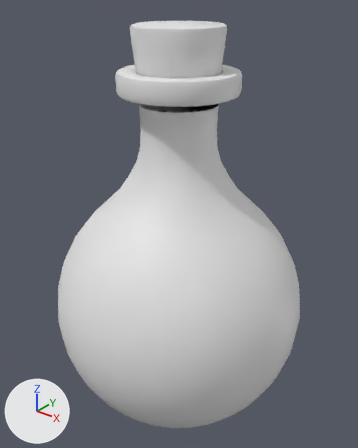
The FBX model Assets/Assets/Bottle/Bottle.fbx, before and after one commit.
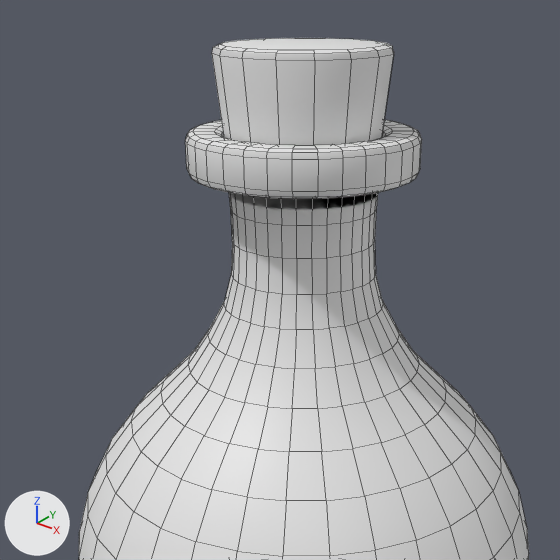
Each version appears first whole from a 50 mm camera at (0.1633, -0.2039, 0.1364) aimed at (-0.0022, 0.003, 0.0081), and next in a close-up on the part from 4% to 88% of the width and 0% to 67% of the height. The lights are fixed; the arrows at lower left show +X, +Y and +Z. The first two pictures are the older version. The close-ups show mesh edges as thin lines. Where no turn or scale is listed for an object, it has been applied to the vertices.

Objects in the first close-up: 'Bottle'.
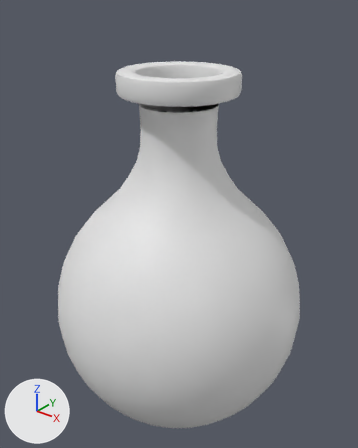
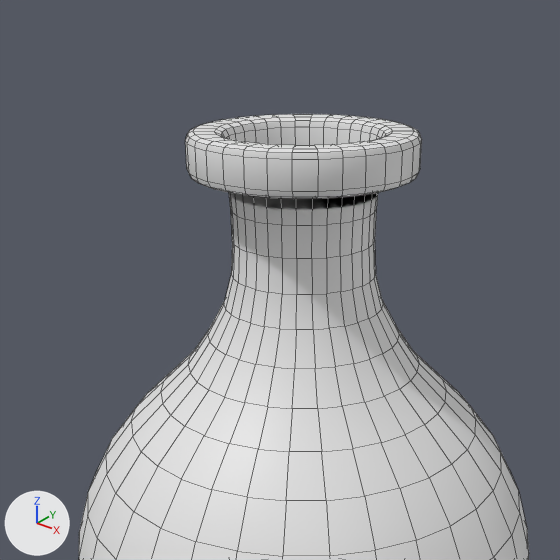
Where the newer file only moved an object's origin or applied its transform, the numbers keep the older frame.

Pixel boxes (x1, y1, x2, y2) of what changed, in the close-ups (560 x 560 px):
'Bottle', reshaped
    before: (79, 38, 529, 560)
    after: (79, 114, 529, 560)
part 1 of me_cylinder_002, deleted
    before: (212, 38, 394, 145)

Edits to the bpy script that builds the scene:
```text
Change me_cylinder_002:
    used by ob_bottle; location = (0.0, 0.0, 0.0)
    remove me_cylinder_002.from_pydata(...)  # 1152 vertices, 1139 faces; spans x -0.074..0.074, y -0.074..0.074, z -0.118..0.119
    add me_cylinder_002.from_pydata(...)  # 1056 vertices, 1057 faces; spans x -0.074..0.074, y -0.074..0.074, z -0.118..0.097
    me_cylinder_002 part 1: the loose piece of 96 vertices spanning x -0.024..0.024, y -0.024..0.024, z 0.079..0.119 is deleted
```
